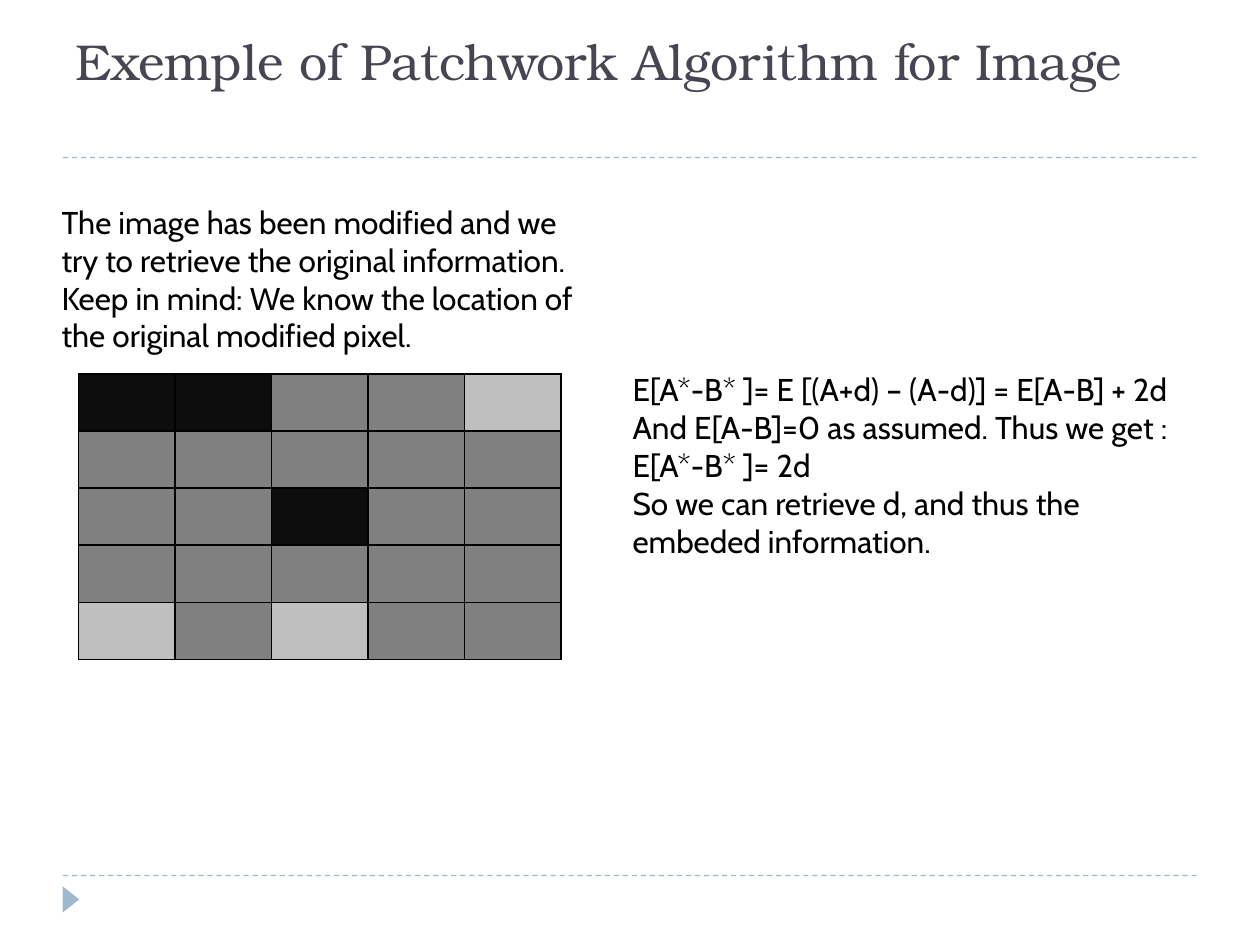
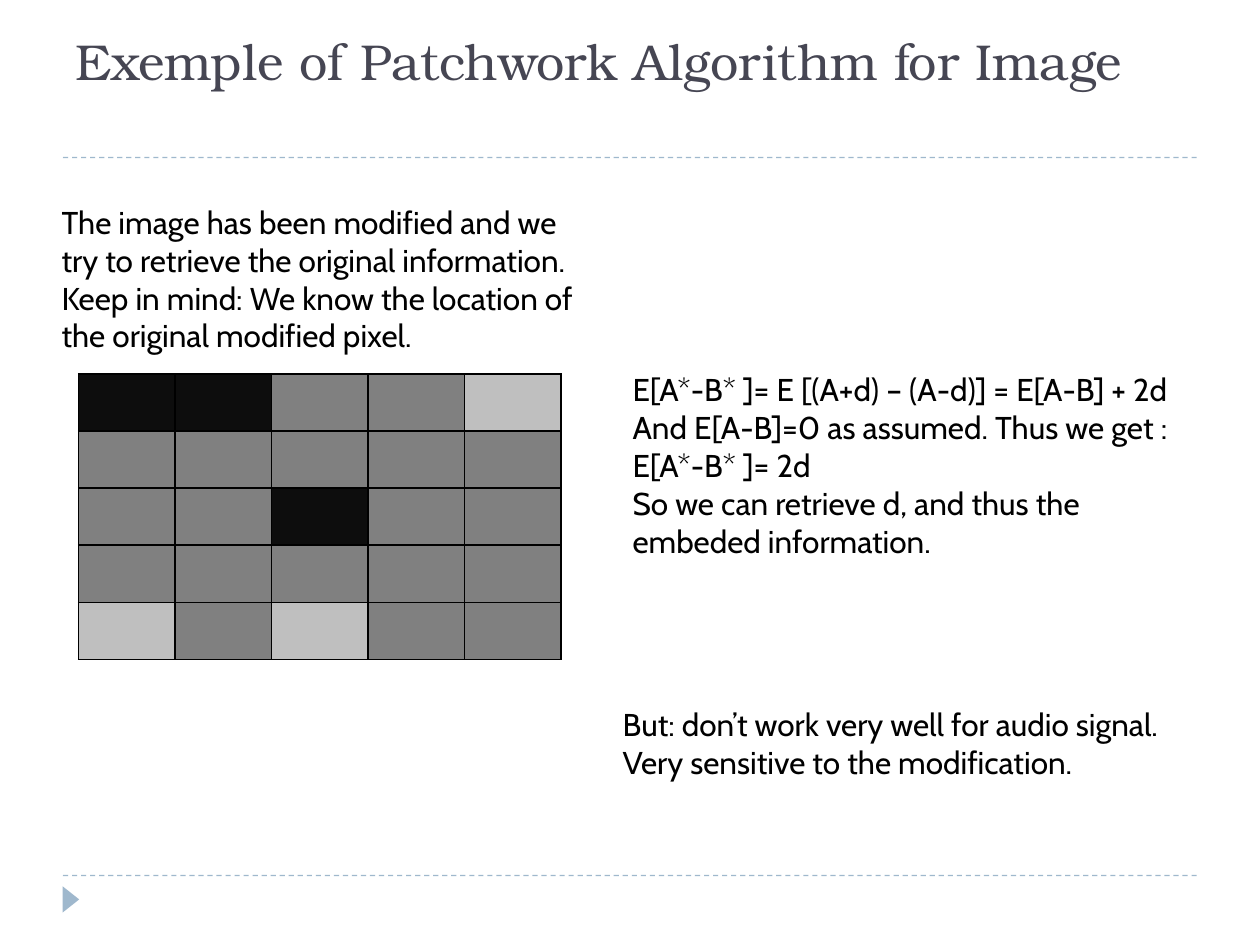
Before and after one commit to saadmahboob/kaist, a slide deck: slide 6 of Digital Speech Processing/Project/Diapo/MPA-Mid presentation.pptx (slide 5 before the commit). Drawn at 1260x945 pixels with LibreOffice and Linux fonts; fonts in the diff are those of the drawing. Boxes give left, top, right and bottom in pixels: in the first picture for what was removed or moved away, otherwise in the second. Text is boxed around its words. In the diff, an @@ line names an element or a change of style, - is before the commit and + after.

```diff
--- a/Digital Speech Processing/Project/Diapo/MPA-Mid presentation.pptx
+++ b/Digital Speech Processing/Project/Diapo/MPA-Mid presentation.pptx
@@ text added at (623, 712, 1158, 781), 18 pt, text #000000 @@
+But: don’t work very well for audio signal. Very sensitive to the modification.
```
Also in this commit, not shown: 2 other slides changed, 3 slides added, 1 other file.
